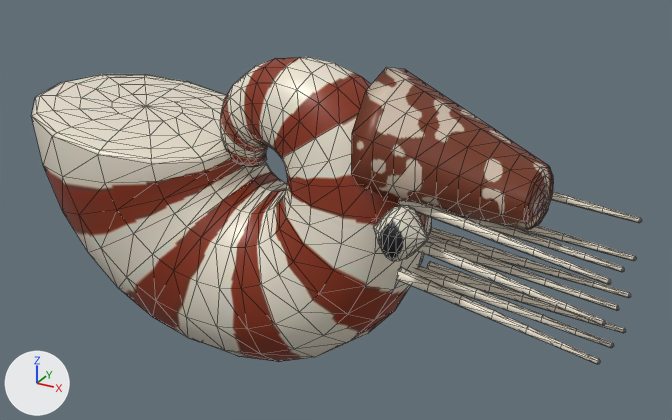
Two versions of the glTF model public/aqua/models/fish/juv_nautilus.glb, one commit apart.
Camera for both pictures: a camera (50 mm lens) standing at (6143.9, -2.344, 1.227) and looking at (6142.58, 0.057, 0.027). The axes (+X, +Y, +Z) are drawn at lower left. The lights are the same throughout. The older version comes first. Mesh edges are drawn as thin lines. Vertices at exactly the same position are counted once.

Objects in the first picture: 'juv_nautilus'.
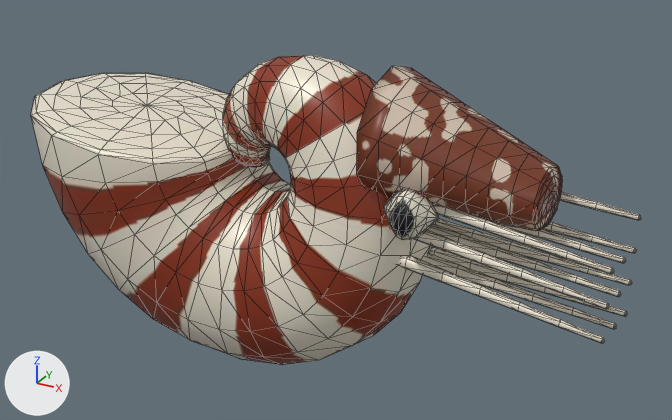
What differs and where, as boxes [x1, y1, x2, y2] in the pictures (672 x 420 px; the box of a moved part takes in the faces that stretch with it):
'juv_nautilus', reshaped: before [31, 57, 642, 364]; after [31, 55, 641, 365]
part 1 of me_juv_nautilus, moved or reshaped: before [31, 57, 431, 362]; after [31, 55, 437, 365]
part 2 of me_juv_nautilus, moved or reshaped: before [351, 67, 554, 230]; after [356, 66, 563, 231]
part 3 of me_juv_nautilus, moved or reshaped: before [373, 205, 428, 261]; after [384, 190, 438, 240]
part 4 of me_juv_nautilus, moved or reshaped: before [427, 261, 626, 333]; after [430, 246, 627, 316]
part 5 of me_juv_nautilus, moved or reshaped: before [414, 265, 614, 348]; after [423, 253, 616, 329]
part 6 of me_juv_nautilus, moved or reshaped: before [396, 267, 600, 364]; after [398, 256, 605, 343]
part 7 of me_juv_nautilus, moved or reshaped: before [430, 227, 631, 298]; after [437, 218, 632, 285]
part 8 of me_juv_nautilus, moved or reshaped: before [425, 231, 619, 311]; after [427, 223, 621, 297]
part 9 of me_juv_nautilus, moved or reshaped: before [418, 241, 605, 325]; after [413, 230, 609, 309]
part 10 of me_juv_nautilus, moved or reshaped: before [516, 225, 636, 261]; after [543, 222, 636, 253]
part 11 of me_juv_nautilus, moved or reshaped: before [462, 216, 624, 272]; after [498, 223, 626, 263]
part 12 of me_juv_nautilus, moved or reshaped: before [399, 201, 611, 284]; after [434, 206, 614, 274]
part 13 of me_juv_nautilus, moved or reshaped: before [551, 191, 642, 223]; after [560, 192, 641, 220]

The change in detail:
me_juv_nautilus is used by ob_juv_nautilus; location (0.0, 0.0, 0.0).
me_juv_nautilus had 1406 vertices, 2756 faces and spanned x 6141.5..6143.5, y -0.35..0.35, z -0.53..0.53.
me_juv_nautilus now has 1406 vertices, 2756 faces and spans x 6141.5..6143.5, y -0.36..0.36, z -0.54..0.54.
me_juv_nautilus part 1: the loose piece of 520 vertices spanning x 6141.5..6142.91, y -0.35..0.35, z -0.53..0.53 is moved by (0.01, 0.0, 0.0).
me_juv_nautilus part 2: the loose piece of 132 vertices spanning x 6142.77..6143.27, y -0.21..0.21, z 0.14..0.53 is moved by (0.02, 0.0, 0.0).
me_juv_nautilus part 3: the loose piece of 92 vertices spanning x 6142.86..6143.02, y -0.31..-0.16, z 0.07..0.23 is moved by (-0.01, 0.08, 0.03).
me_juv_nautilus part 4: the loose piece of 57 vertices spanning x 6142.89..6143.5, y 0.09..0.17, z -0.22..-0.11 is scaled about its middle by (1.15, 0.928, 1.02), then moved by (-0.05, -0.02, 0.07).
me_juv_nautilus part 5: the loose piece of 57 vertices spanning x 6142.89..6143.5, y -0.02..0.02, z -0.18..-0.07 is scaled about its middle by (1.15, 1.14, 1.02), then moved by (-0.05, 0.0, 0.06).
me_juv_nautilus part 6: the loose piece of 57 vertices spanning x 6142.89..6143.5, y -0.17..-0.09, z -0.14..-0.03 is scaled about its middle by (1.15, 0.928, 1.02), then moved by (-0.05, 0.02, 0.06).
me_juv_nautilus part 7: the loose piece of 57 vertices spanning x 6142.89..6143.5, y 0.09..0.17, z -0.1..0.01 is scaled about its middle by (1.15, 0.928, 1.02), then moved by (-0.05, -0.02, 0.05).
me_juv_nautilus part 8: the loose piece of 57 vertices spanning x 6142.89..6143.5, y -0.02..0.02, z -0.06..0.05 is scaled about its middle by (1.15, 1.14, 1.02), then moved by (-0.05, 0.0, 0.05).
me_juv_nautilus part 9: the loose piece of 57 vertices spanning x 6142.89..6143.5, y -0.17..-0.09, z -0.02..0.09 is scaled about its middle by (1.15, 0.928, 1.02), then moved by (-0.05, 0.02, 0.04).
me_juv_nautilus part 10: the loose piece of 57 vertices spanning x 6142.89..6143.5, y 0.09..0.17, z 0.02..0.13 is scaled about its middle by (1.15, 0.928, 1.02), then moved by (-0.05, -0.02, 0.03).
me_juv_nautilus part 11: the loose piece of 57 vertices spanning x 6142.89..6143.5, y -0.02..0.02, z 0.06..0.17 is scaled about its middle by (1.15, 1.14, 1.02), then moved by (-0.05, 0.0, 0.03).
me_juv_nautilus part 12: the loose piece of 57 vertices spanning x 6142.89..6143.5, y -0.17..-0.09, z 0.1..0.21 is scaled about its middle by (1.15, 0.928, 1.02), then moved by (-0.05, 0.02, 0.02).
me_juv_nautilus part 13: the loose piece of 57 vertices spanning x 6142.89..6143.5, y 0.09..0.17, z 0.14..0.25 is scaled about its middle by (1.15, 0.928, 1.02), then moved by (-0.05, -0.02, 0.02).
Other edits to the shape of me_juv_nautilus do not show in these pictures.
